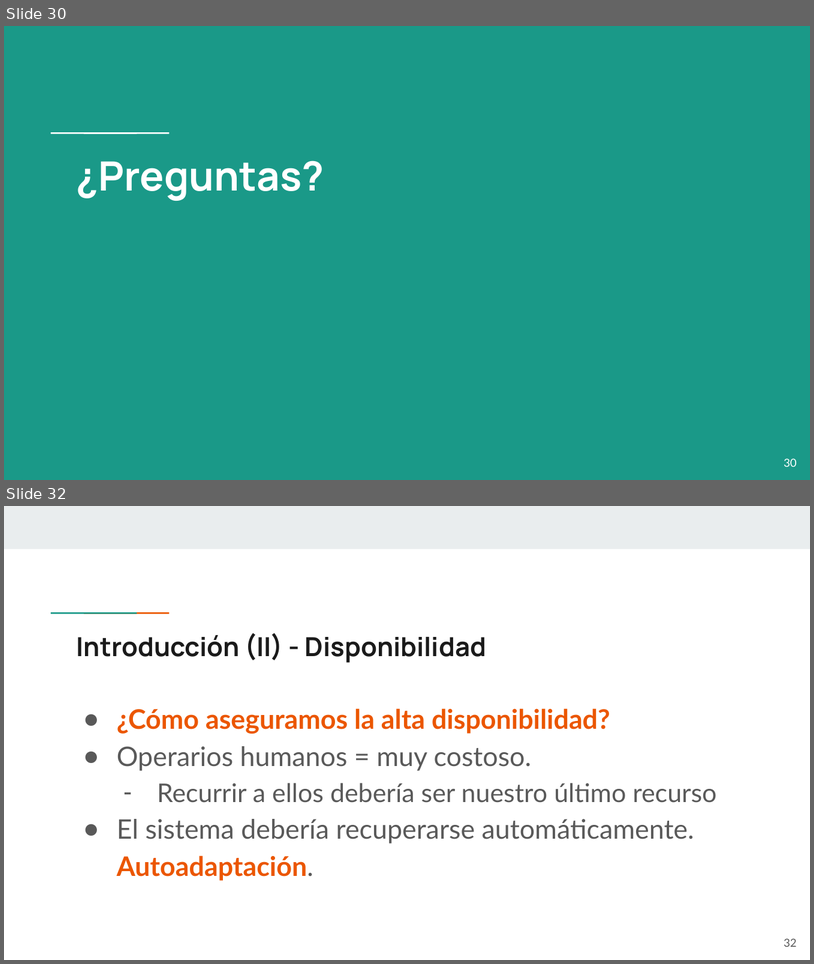
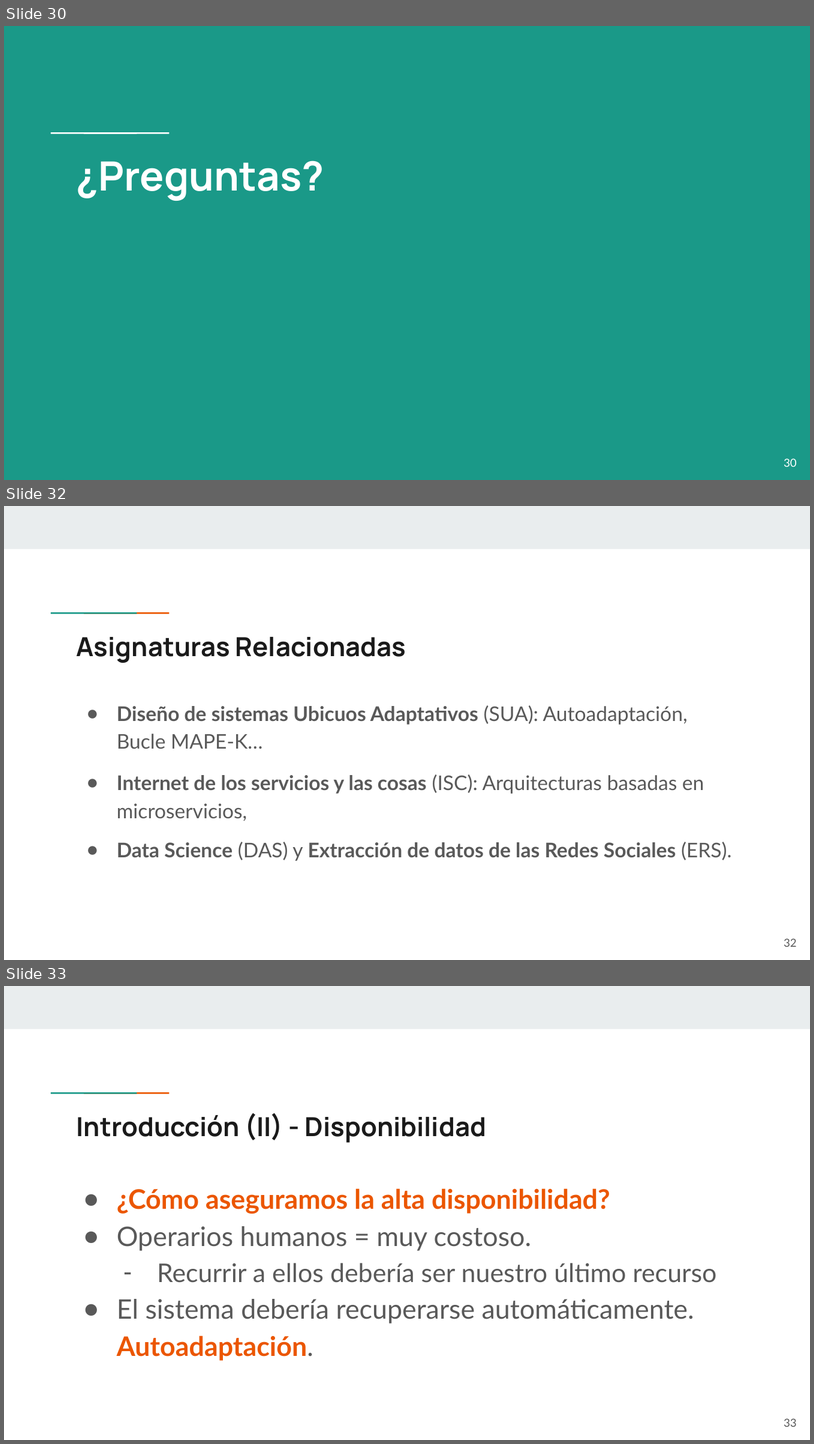
Before and after one commit to Starkie/TFM-DistributedAutoadaptiveSystems, a slide deck: docs/presentation/Adriano Vega - Presentación TFM.pptx. Shown one above the other, each under a label of ours: slides 30 and 32 before the commit, slides 30, 32 and 33 after it; the slides between them are not shown. The pictures are 814x964 and 814x1444 pixels, drawn with LibreOffice and Linux fonts; fonts in the diff are those of the drawing. Boxes give left, top, right and bottom in pixels: in the first picture for what was removed or moved away, otherwise in the second. Text is boxed around its words. In the diff, an @@ line names an element or a change of style, - is before the commit and + after.

```diff
--- a/docs/presentation/Adriano Vega - Presentación TFM.pptx
+++ b/docs/presentation/Adriano Vega - Presentación TFM.pptx
@@ slide 32 added at <box>4,506,810,960</box>, background #FFFFFF; not listed: 3 template elements that a slide beside it also shows @@
@@ title added at <box>77,637,406,663</box>, 23.4 pt, text #1A1A1A, bold @@
+Asignaturas Relacionadas
@@ text added at <box>117,705,732,861</box>, 18 pt, text #595959, bold @@
+● Diseño de sistemas Ubicuos Adaptativos (SUA): Autoadaptación, Bucle MAPE-K…
+● Internet de los servicios y las cosas (ISC): Arquitecturas basadas en microservicios,
+● Data Science (DAS) y Extracción de datos de las Redes Sociales (ERS).
@@ page number added at <box>784,938,797,946</box>, 10 pt, text #595959 @@
+32
@@ what was slide 32 is now slide 33 @@
@@ page number at <box>784,1418,797,1426</box>: text changed @@
-32
+33
```
Also in this commit, not shown: 7 slides changed, 4 other slides added, 3 slides removed, 1 other file.
